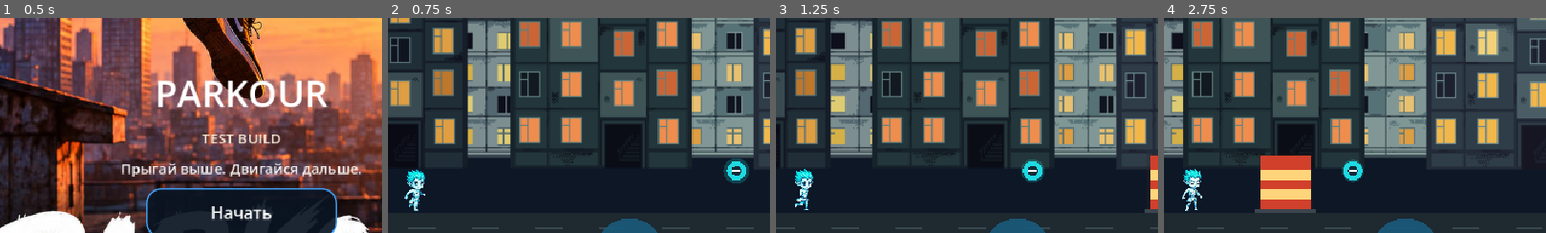
Above: before the commit, frames 1-4 (left to right).
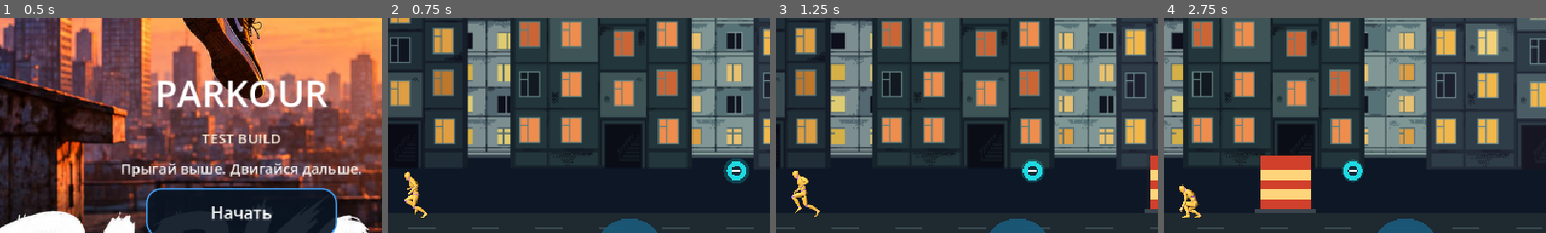
Above: after the commit, the same moments.

Repository: starden-opsv/Parkour
Game: Godot game, scene res://main.tscn
The game is run twice, just before and just after one commit, with the same random seed, the same clock (stepped at 60 frames per second) and the same inputs.
Inputs (mouse positions are % of the whole screen's width and height, from its top left):
- Up to frame 1 (0.5 s): no input
- Up to frame 2 (0.75 s): click "Начать" at 0.5 s
- Up to frame 3 (1.25 s): no input
- Up to frame 4 (2.75 s): tap Enter at 1.25, 2.1 s; move the mouse to (72, 45) at 1.27 s; hold Right 1.28-2.03 s; tap R at 1.35 s; click (72, 45) at 1.42 s; tap Space at 1.52, 2.27 s; move the mouse to (30, 55) at 2.02 s; hold Down from 2.03 s (still down)
The pictures show only the part of the screen within x 18-68%, y 32-82%; the shares and areas given below are measured in that part.

Frame 1 is identical in both runs. In frame 2, 0.8% of the frame differs, in the area x 4-11%, y 70-93%; in frame 3, 0.8%; in frame 4, 0.9%, in the area x 4-10%, y 70-93%.

Commit message:
Use Standard mannequin as Stage 1 character

Diff:
--- a/level_1.gd
+++ b/level_1.gd
@@ -57,7 +57,10 @@
 var climb_phase_timer := 0.0
 var climb_start_y := 0.0
 var character_anim_time := 0.0
-var player_sprite: AnimatedSprite2D
+var player_sprite: Sprite2D
+var character_viewport: SubViewport
+var character_animation_player: AnimationPlayer
+var current_character_animation := ""
 var was_airborne := false
 var parallax_layers: Array[Dictionary] = []
 var graffiti_full_texture: Texture2D
@@ -602,85 +605,111 @@
 	draw_string(ThemeDB.fallback_font, Vector2(marker_x - 58.0, top - 12.0), "ФИНИШ", HORIZONTAL_ALIGNMENT_CENTER, 116.0, 22, Color(0.3, 1.0, 0.88, 0.65 + glow * 0.35))
 
 func _setup_player_sprite() -> void:
-	player_sprite = AnimatedSprite2D.new()
+	# Render the 3D Universal Animation Library mannequin into a transparent 2D viewport.
+	# The game remains a 2D side-scroller; gameplay physics and hitboxes stay independent.
+	character_viewport = SubViewport.new()
+	character_viewport.name = "CharacterViewport"
+	character_viewport.size = Vector2i(256, 256)
+	character_viewport.transparent_bg = true
+	character_viewport.render_target_update_mode = SubViewport.UPDATE_ALWAYS
+	character_viewport.msaa_3d = Viewport.MSAA_2X
+	add_child(character_viewport)
+
+	var character_world := Node3D.new()
+	character_world.name = "CharacterWorld"
+	character_viewport.add_child(character_world)
+
+	var character_scene := load("res://assets/Universal Animation Library[Standard]/Unreal-Godot/UAL1_Standard.glb") as PackedScene
+	if character_scene == null:
+		push_error("Could not load Universal Animation Library Standard character.")
+		return
+	var character := character_scene.instantiate() as Node3D
+	if character == null:
+		push_error("Standard character scene root is not Node3D.")
+		return
+	character.name = "UAL1_Standard"
+	# Turn the mannequin into a side-on runner facing screen-right.
+	character.rotation_degrees.y = -90.0
+	character_world.add_child(character)
+
+	character_animation_player = character.find_child("AnimationPlayer", true, false) as AnimationPlayer
+	if character_animation_player == null:
+		push_error("Standard character has no AnimationPlayer.")
+		return
+
+	var camera := Camera3D.new()
+	camera.name = "CharacterCamera"
+	camera.projection = Camera3D.PROJECTION_ORTHOGONAL
+	camera.size = 2.2
+	camera.position = Vector3(0.0, 1.0, 4.5)
+	camera.look_at(Vector3(0.0, 1.0, 0.0), Vector3.UP)
+	camera.current = true
+	character_world.add_child(camera)
+
+	var key_light := DirectionalLight3D.new()
+	key_light.name = "CharacterKeyLight"
+	key_light.rotation_degrees = Vector3(-25.0, -35.0, 0.0)
+	key_light.light_energy = 1.6
+	key_light.shadow_enabled = false
+	character_world.add_child(key_light)
+
+	var fill_light := OmniLight3D.new()
+	fill_light.name = "CharacterFillLight"
+	fill_light.position = Vector3(1.5, 2.0, 2.0)
+	fill_light.light_energy = 0.65
+	fill_light.omni_range = 8.0
+	character_world.add_child(fill_light)
+
+	player_sprite = Sprite2D.new()
 	player_sprite.name = "PlayerSprite"
 	player_sprite.centered = true
-	player_sprite.scale = Vector2(0.48, 0.48)
+	player_sprite.texture = character_viewport.get_texture()
+	player_sprite.scale = Vector2(0.31, 0.31)
 	player_sprite.z_index = 5
-	player_sprite.sprite_frames = SpriteFrames.new()
-	player_sprite.sprite_frames.add_animation("idle")
-	player_sprite.sprite_frames.set_animation_speed("idle", 7.0)
-	player_sprite.sprite_frames.set_animation_loop("idle", true)
-	player_sprite.sprite_frames.add_animation("run")
-	player_sprite.sprite_frames.set_animation_speed("run", 12.0)
-	player_sprite.sprite_frames.set_animation_loop("run", true)
-	player_sprite.sprite_frames.add_animation("jump")
-	player_sprite.sprite_frames.set_animation_speed("jump", 10.0)
-	player_sprite.sprite_frames.set_animation_loop("jump", false)
-	player_sprite.sprite_frames.add_animation("running_jump")
-	player_sprite.sprite_frames.set_animation_speed("running_jump", 10.0)
-	player_sprite.sprite_frames.set_animation_loop("running_jump", false)
-	player_sprite.sprite_frames.add_animation("fall")
-	player_sprite.sprite_frames.set_animation_speed("fall", 10.0)
-	player_sprite.sprite_frames.set_animation_loop("fall", true)
-	player_sprite.sprite_frames.add_animation("land")
-	player_sprite.sprite_frames.set_animation_speed("land", 12.0)
-	player_sprite.sprite_frames.set_animation_loop("land", false)
-	player_sprite.sprite_frames.add_animation("dash")
-	player_sprite.sprite_frames.set_animation_speed("dash", 12.0)
-	player_sprite.sprite_frames.set_animation_loop("dash", true)
-	_add_sprite_sheet("idle", "res://assets/character/character/idle/idle.png", 7, 1)
-	_add_sprite_sheet("run", "res://assets/character/character/running/running.png", 12, 12)
-	_add_sprite_sheet("jump", "res://assets/character/character/jumping/jump.png", 13, 13)
-	_add_sprite_sheet("running_jump", "res://assets/character/character/runningjump/runningjump.png", 7, 7)
-	_add_sprite_sheet("fall", "res://assets/character/character/falling/fall.png", 9, 3)
-	_add_sprite_sheet("land", "res://assets/character/character/landing/land.png", 8, 8)
-	_add_sprite_sheet("dash", "res://assets/character/character/dashing/dash.png", 5, 5)
 	add_child(player_sprite)
-	player_sprite.play("run")
-
-func _add_sprite_sheet(animation_name: String, resource_path: String, frame_count: int, columns: int) -> void:
-	var sheet := load(resource_path) as Texture2D
-	if sheet == null:
-		push_warning("Character sprite sheet could not be loaded: " + resource_path)
-		return
-	for frame_index in frame_count:
-		var atlas_frame := AtlasTexture.new()
-		atlas_frame.atlas = sheet
-		var column := frame_index % columns
-		var row := int(frame_index / columns)
-		atlas_frame.region = Rect2(column * 128, row * 128, 128, 128)
-		player_sprite.sprite_frames.add_frame(animation_name, atlas_frame)
+	_play_character_animation("Jog_Fwd")
+
+
+func _play_character_animation(animation_name: String) -> void:
+	if character_animation_player == null:
+		return
+	if not character_animation_player.has_animation(animation_name):
+		push_warning("Standard character animation is missing: " + animation_name)
+		return
+	if current_character_animation == animation_name and character_animation_player.is_playing():
+		return
+	current_character_animation = animation_name
+	character_animation_player.play(animation_name)
+
 
 func _update_player_sprite() -> void:
 	if player_sprite == null:
 		return
 	var player_rect := _player_rect()
-	player_sprite.position = Vector2(player_rect.position.x + player_rect.size.x * 0.5, player_rect.end.y - (12.0 if slide_timer > 0.0 else 31.0))
-	player_sprite.scale = Vector2(0.48, 0.36) if slide_timer > 0.0 else Vector2(0.48, 0.48)
+	player_sprite.position = Vector2(
+		player_rect.position.x + player_rect.size.x * 0.5,
+		player_rect.end.y - (12.0 if slide_timer > 0.0 else 31.0)
+	)
+	player_sprite.scale = Vector2(0.31, 0.31)
 	player_sprite.visible = true
-	var next_animation := "run"
+
+	var next_animation := "Jog_Fwd"
 	if slide_timer > 0.0:
-		next_animation = "dash"
+		next_animation = "Roll"
 	elif not on_ground:
-		if player_vy > 120.0:
-			next_animation = "fall"
-		elif jump_count >= 2:
-			next_animation = "running_jump"
+		if jump_count >= 2 or player_vy < -120.0:
+			next_animation = "Jump"
 		else:
-			next_animation = "jump"
+			next_animation = "Jump"
 	else:
 		if was_airborne:
-			next_animation = "land"
+			next_animation = "Jump_Land"
 			was_airborne = false
-		elif player_sprite.animation == "land" and player_sprite.is_playing():
-			next_animation = "land"
+		elif current_character_animation == "Jump_Land" and character_animation_player != null and character_animation_player.is_playing():
+			next_animation = "Jump_Land"
 	if not on_ground:
 		was_airborne = true
-	if player_sprite.animation != next_animation:
-		player_sprite.play(next_animation)
-	elif not player_sprite.is_playing() and next_animation != "land":
-		player_sprite.play(next_animation)
+	_play_character_animation(next_animation)
 
 
 func _draw_result() -> void:
--- a/tests/headless_smoke.gd
+++ b/tests/headless_smoke.gd
@@ -25,31 +25,23 @@
 	var level_instance := level_packed.instantiate()
 	root.add_child(level_instance)
 	await process_frame
-	var sprite := level_instance.get_node_or_null("PlayerSprite") as AnimatedSprite2D
+	var sprite := level_instance.get_node_or_null("PlayerSprite") as Sprite2D
 	if sprite == null:
-		_fail("PlayerSprite was not created")
+		_fail("Standard character Sprite2D was not created")
 		return
-	var expected_frames := {
-		"idle": 7,
-		"run": 12,
-		"jump": 13,
-		"running_jump": 7,
-		"fall": 9,
-		"land": 8,
-		"dash": 5,
-	}
-	for animation_name in expected_frames:
-		if not sprite.sprite_frames.has_animation(animation_name):
-			_fail("Missing animation: " + animation_name)
+	if sprite.texture == null or not sprite.texture is ViewportTexture:
+		_fail("Standard character must be rendered through a SubViewport texture")
+		return
+	var animation_player := level_instance.get_node_or_null("CharacterViewport/CharacterWorld/UAL1_Standard/AnimationPlayer") as AnimationPlayer
+	if animation_player == null:
+		_fail("Standard character AnimationPlayer was not created")
+		return
+	for animation_name in ["Idle", "Jog_Fwd", "Sprint", "Jump_Start", "Jump", "Jump_Land", "Crouch_Fwd", "Roll"]:
+		if not animation_player.has_animation(animation_name):
+			_fail("Standard character animation is missing: " + animation_name)
 			return
-		var actual_frames: int = sprite.sprite_frames.get_frame_count(animation_name)
-		if actual_frames != expected_frames[animation_name]:
-			_fail("Animation %s expected %d frames, got %d" % [animation_name, expected_frames[animation_name], actual_frames])
-			return
-		print("PASS: animation %s has %d frames" % [animation_name, actual_frames])
-	if sprite.animation != "run":
-		_fail("Player should start with the run animation")
-		return
+	print("PASS: Universal Animation Library Standard mannequin is rendered in the 2D level")
+	print("PASS: Standard character run, jump, landing, crouch, and roll clips are available")
 	# Slide uses a shorter collision rectangle; keep this contract covered by CI.
 	level_instance.set("slide_timer", 0.5)
 	level_instance.set("player_y", float(level_instance.call("_ground_y")) - 24.0)
